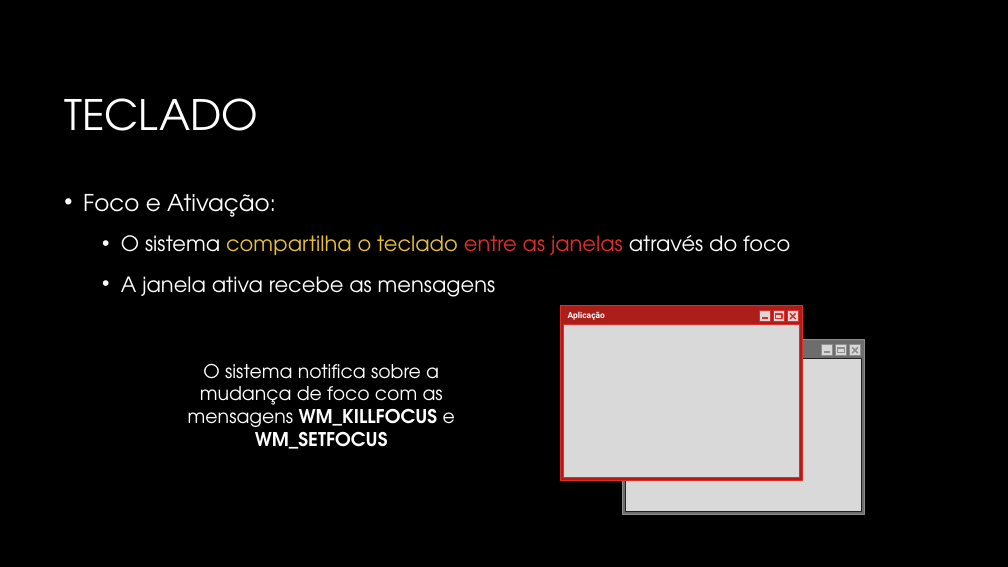
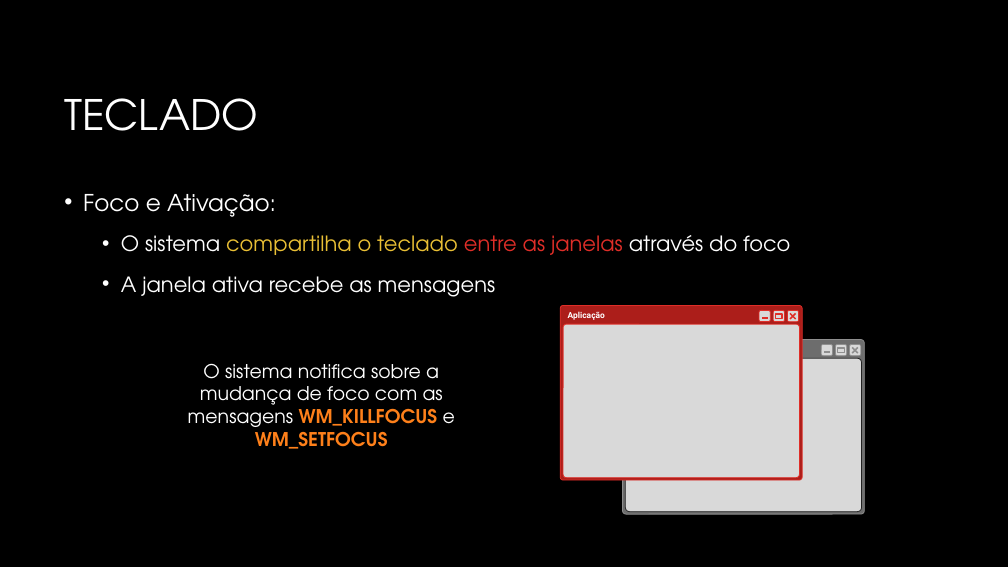
Before and after one commit to JudsonSS/CG, a slide deck: slide 9 of Slides/03. Dispositivos de Interação.pptx. Drawn at 1008x567 pixels with LibreOffice and Linux fonts; fonts in the diff are those of the drawing; background and template pictures are left out. Boxes give left, top, right and bottom in pixels: in the first picture for what was removed or moved away, otherwise in the second. Text is boxed around its words. In the diff, an @@ line names an element or a change of style, - is before the commit and + after.

```diff
--- a/Slides/03. Dispositivos de Interação.pptx
+++ b/Slides/03. Dispositivos de Interação.pptx
@@ rectangle to rounded rectangle in 7 elements at bbox=[622, 340, 864, 514], bbox=[625, 358, 862, 512], bbox=[850, 345, 861, 356], bbox=[836, 345, 847, 356], bbox=[821, 345, 833, 356], bbox=[560, 306, 802, 480], bbox=[563, 324, 800, 478] @@
@@ text "O sistema notifica sobre a ..." at bbox=[188, 363, 455, 449]: text colour #FFFFFF to #FE801A in "WM_KILLFOCUS", "WM_SETFOCUS" @@
```
Also in this commit, not shown: 5 other slides changed.
